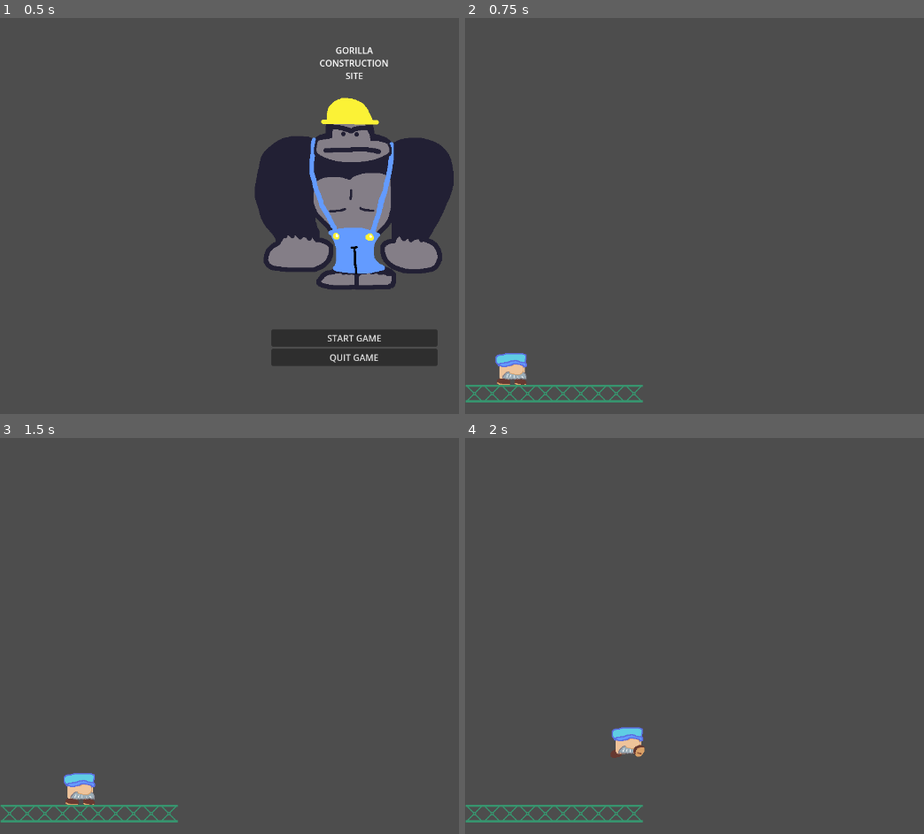
Above: before the commit, frames 1-4 (two rows, left to right).
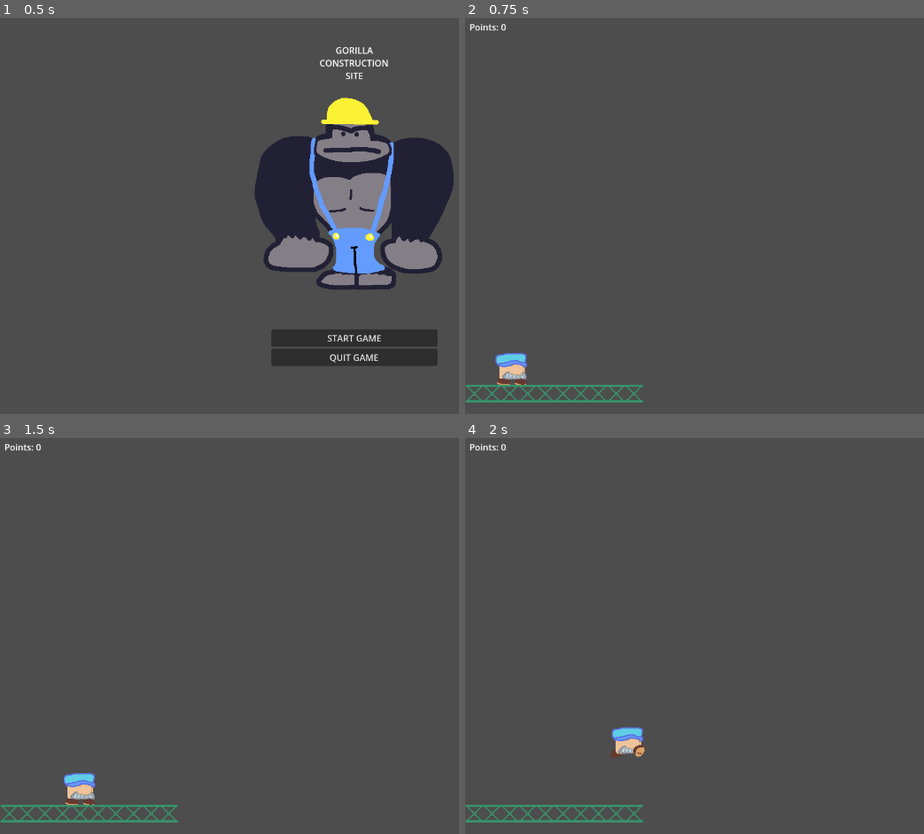
Above: after the commit, the same moments.

Repository: OhRidgeInAll/GorillaConstructionSite
Game: Godot game, scene res://scenes/menu.tscn
The game is run twice, just before and just after one commit, with the same random seed, the same clock (stepped at 60 frames per second) and the same inputs.
Inputs:
- Up to frame 1 (0.5 s): no input
- Up to frame 2 (0.75 s): click "START GAME" at 0.5 s
- Up to frame 3 (1.5 s): tap Enter at 1.25 s; hold D (right) from 1.28 s (still down)
- Up to frame 4 (2 s): keep holding D (right); tap Space (jump) at 1.52 s

Frame 1 is identical in both runs. In frame 2, less than 0.1% of the frame differs, in the area x 0-9%, y 1-4%; in frame 3, less than 0.1%; in frame 4, less than 0.1%.

Commit message:
Initialized ui on main scene
Score: 0 corner screen

Diff:
--- a/scenes/level1.tscn
+++ b/scenes/level1.tscn
@@ -1,11 +1,14 @@
-[gd_scene load_steps=3 format=3 uid="uid://blpae04vad2qr"]
+[gd_scene load_steps=4 format=3 uid="uid://blpae04vad2qr"]
 
 [ext_resource type="PackedScene" uid="uid://cp6akspwcbqyp" path="res://scenes/platform.tscn" id="1_jwv3a"]
+[ext_resource type="PackedScene" uid="uid://b88d2g81erk0j" path="res://scenes/ui.tscn" id="1_m7ahb"]
 [ext_resource type="PackedScene" uid="uid://20h7fkd630qy" path="res://scenes/player.tscn" id="2_wwpf4"]
 
 [node name="Node2D" type="Node2D"]
 
 [node name="Camera2D" type="Camera2D" parent="."]
+
+[node name="UI" parent="Camera2D" instance=ExtResource("1_m7ahb")]
 
 [node name="Platforms" type="Node" parent="."]
 
--- a/scenes/ui.tscn
+++ b/scenes/ui.tscn
@@ -29,11 +29,13 @@
 text = "Points: 0"
 
 [node name="WinLabel" type="Label" parent="MarginContainer/HBoxContainer"]
+visible = false
 layout_mode = 2
 size_flags_horizontal = 10
 text = "Winner! Genyo!"
 
 [node name="CenterContainer" type="CenterContainer" parent="MarginContainer"]
+visible = false
 layout_mode = 2
 
 [node name="Panel" type="Panel" parent="MarginContainer/CenterContainer"]
